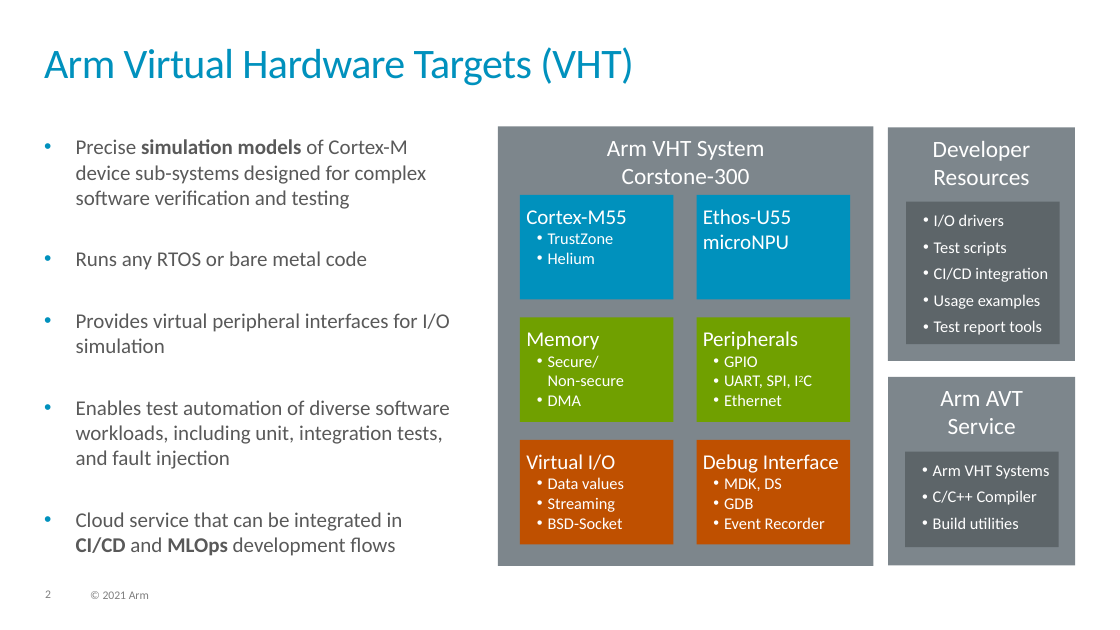
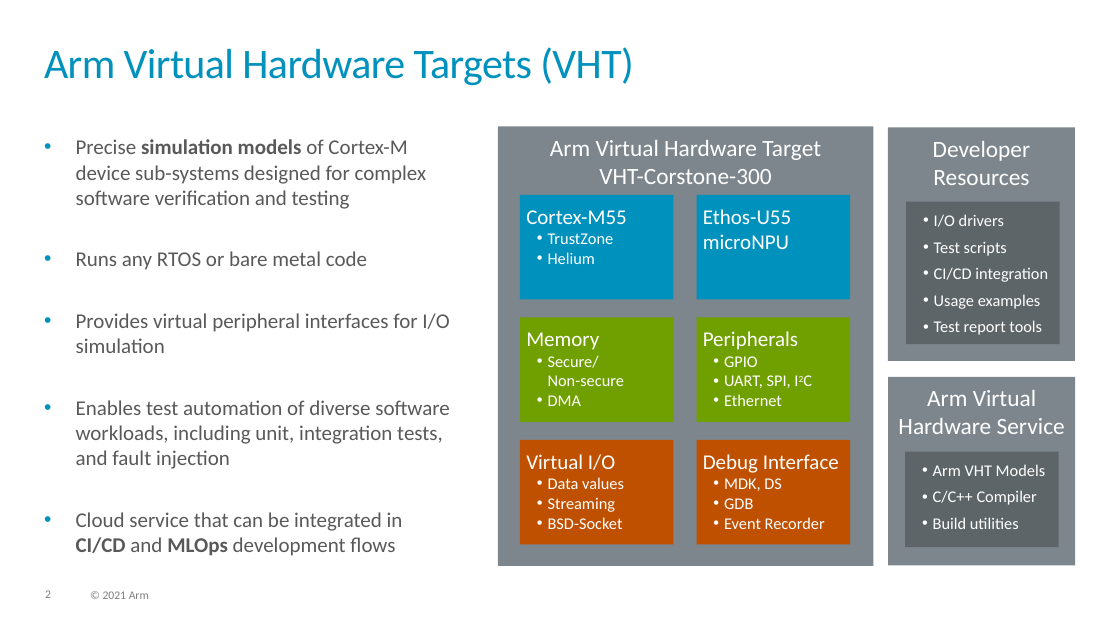
Before and after one commit to ARM-software/AVH, a slide deck: slide 2 of DoxyGen/overview/src/images/img_src.pptx. Drawn at 1120x630 pixels with LibreOffice and Linux fonts; fonts in the diff are those of the drawing; background and template pictures are left out. Boxes give left, top, right and bottom in pixels: in the first picture for what was removed or moved away, otherwise in the second. Text is boxed around its words. In the diff, an @@ line names an element or a change of style, - is before the commit and + after.

```diff
--- a/DoxyGen/overview/src/images/img_src.pptx
+++ b/DoxyGen/overview/src/images/img_src.pptx
@@ text in rectangle at (x1=550, y1=140, x2=821, y2=184): text changed @@
-Arm VHT System
-Corstone-300
+Arm Virtual Hardware Target
+VHT-Corstone-300
@@ text in rectangle at (x1=898, y1=390, x2=1065, y2=434): text changed @@
-Arm AVT
-Service
+Arm Virtual Hardware Service
@@ text in rectangle at (x1=933, y1=464, x2=1045, y2=476): text changed @@
-• Arm VHT Systems
+• Arm VHT Models
```
Also in this commit, not shown: 1 slide added, 2 other files.
